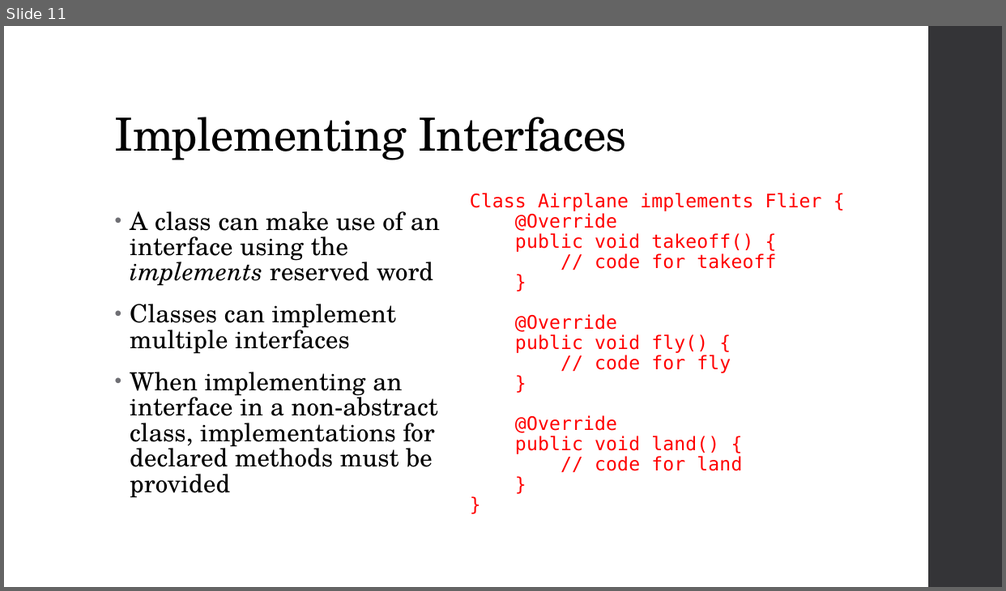
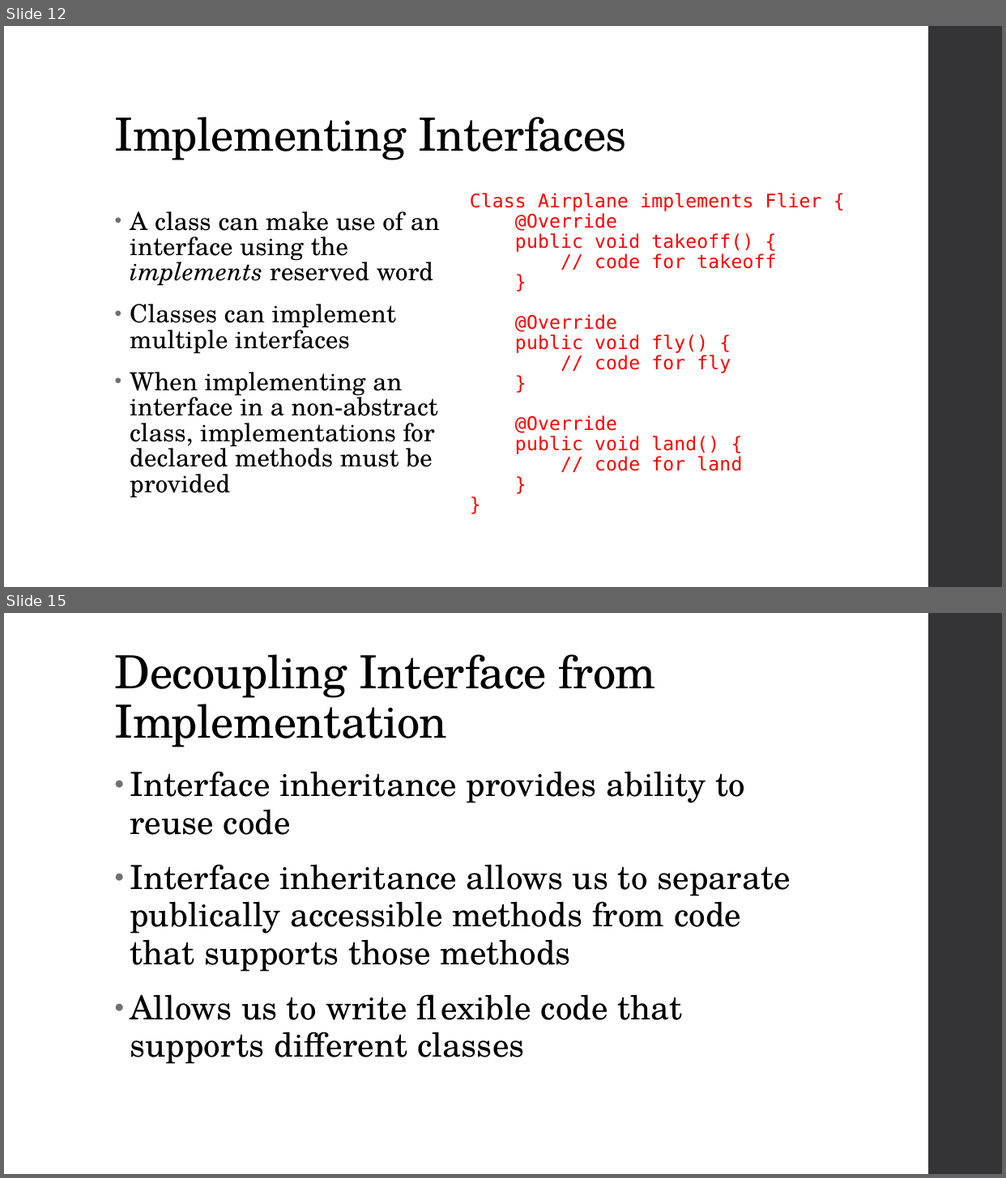
Before and after one commit to zarthur/CSCC-Fundamentals-Android-Notes, a slide deck: week_09_10/week_09_10.pptx. Shown one above the other, each under a label of ours: slide 11 before the commit, slides 12 and 15 after it; the slides between them are not shown. The pictures are 1006x591 and 1006x1178 pixels, drawn with LibreOffice and Linux fonts; fonts in the diff are those of the drawing. Boxes give left, top, right and bottom in pixels: in the first picture for what was removed or moved away, otherwise in the second. Text is boxed around its words. In the diff, an @@ line names an element or a change of style, - is before the commit and + after.

```diff
--- a/week_09_10/week_09_10.pptx
+++ b/week_09_10/week_09_10.pptx
@@ slide 15 added at [4, 613, 1002, 1174], background #FFFFFF; not listed: 1 template element that a slide beside it also shows @@
@@ title added at [115, 654, 655, 747], 44 pt, text #000000 @@
+Decoupling Interface from Implementation
@@ text added at [130, 771, 791, 1064], 32 pt, text #000000 @@
+• Interface inheritance provides ability to reuse code
+• Interface inheritance allows us to separate publically accessible methods from code that supports those methods
+• Allows us to write flexible code that supports different classes
@@ what was slide 11 is now slide 12 @@
```
Also in this commit, not shown: 6 other slides added, 1 other file.
